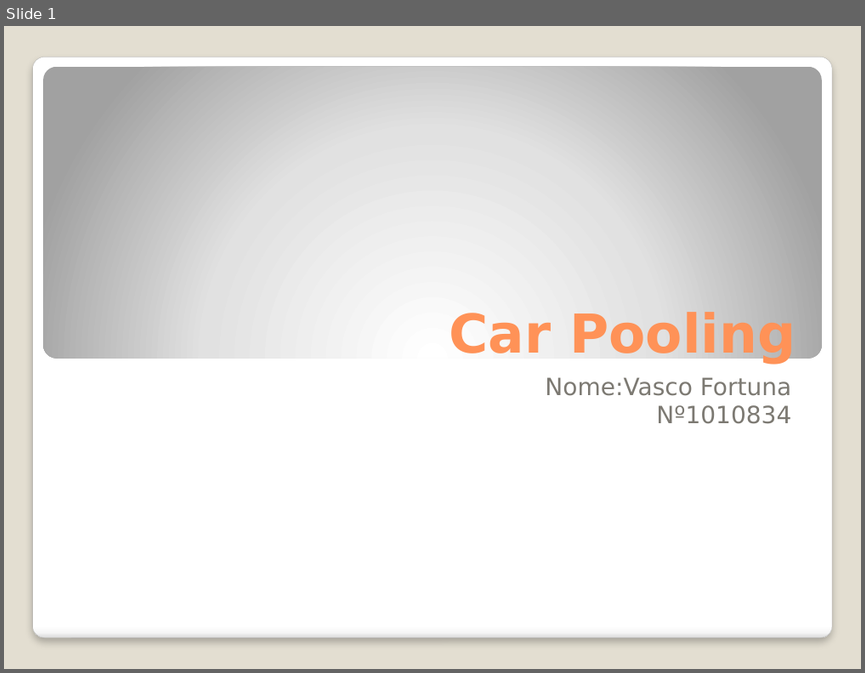
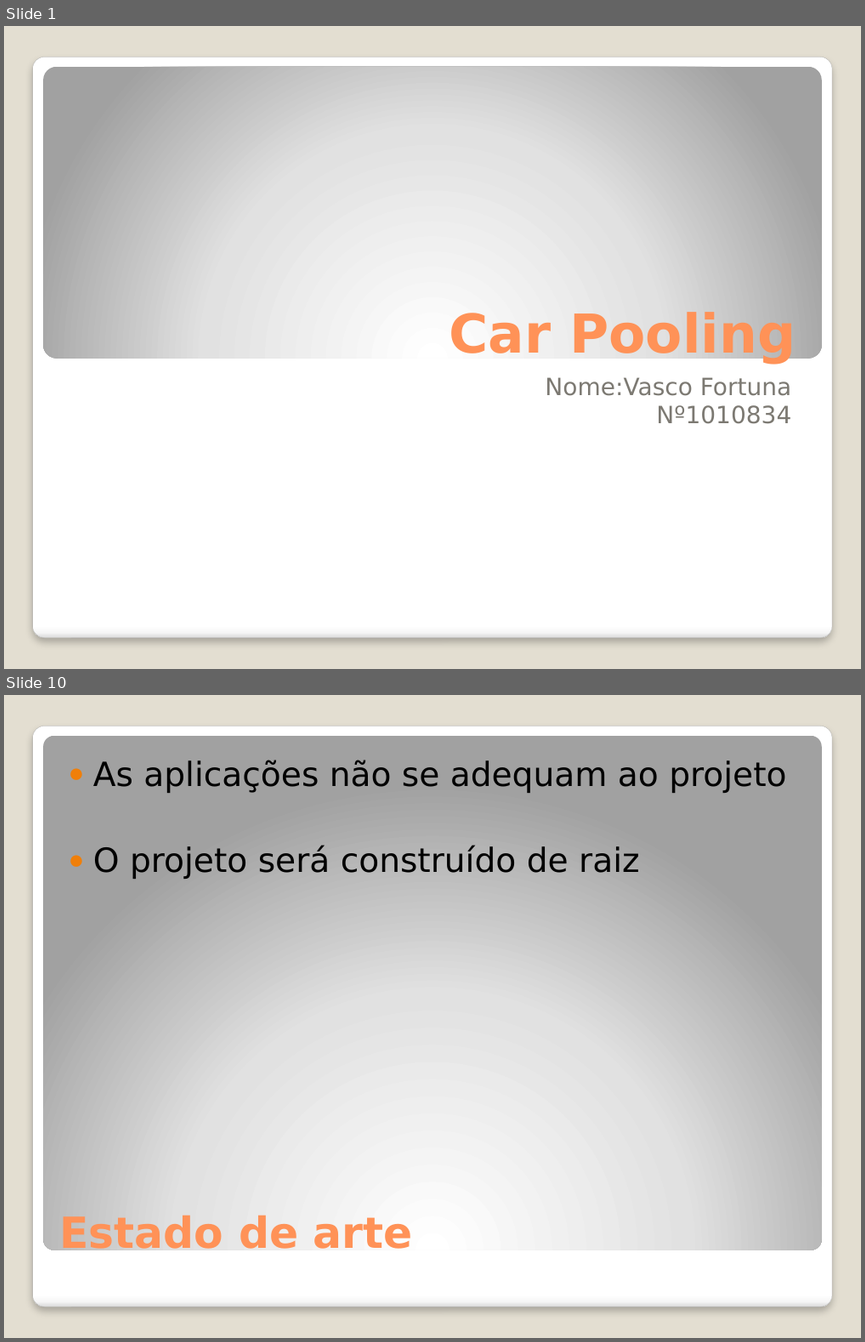
Before and after one commit to Vascomfortuna/Projeto-EI, a slide deck: actividades/Apresentação.pptx. Shown one above the other, each under a label of ours: slide 1 before the commit, slides 1 and 10 after it; the slides between them are not shown. The pictures are 865x673 and 865x1342 pixels, drawn with LibreOffice and Linux fonts; fonts in the diff are those of the drawing. Boxes give left, top, right and bottom in pixels: in the first picture for what was removed or moved away, otherwise in the second. Text is boxed around its words. In the diff, an @@ line names an element or a change of style, - is before the commit and + after.

```diff
--- a/actividades/Apresentação.pptx
+++ b/actividades/Apresentação.pptx
@@ slide 10 added at (x1=4, y1=695, x2=861, y2=1338), background #E3DED1; not listed: 1 template element that a slide beside it also shows @@
@@ rounded rectangle added at (x1=43, y1=735, x2=822, y2=1249), fill gradient #FFFFFF to #E1E1E1 to #A2A2A2 @@
@@ text added at (x1=93, y1=760, x2=786, y2=879), 28 pt, text #000000 @@
+● As aplicações não se adequam ao projeto
+● O projeto será construído de raiz
@@ title added at (x1=59, y1=1212, x2=413, y2=1257), 36 pt, text #FF9258, bold @@
+Estado de arte
```
Also in this commit, not shown: 1 slide changed, 11 other slides added, 1 slide removed, 5 other files.
